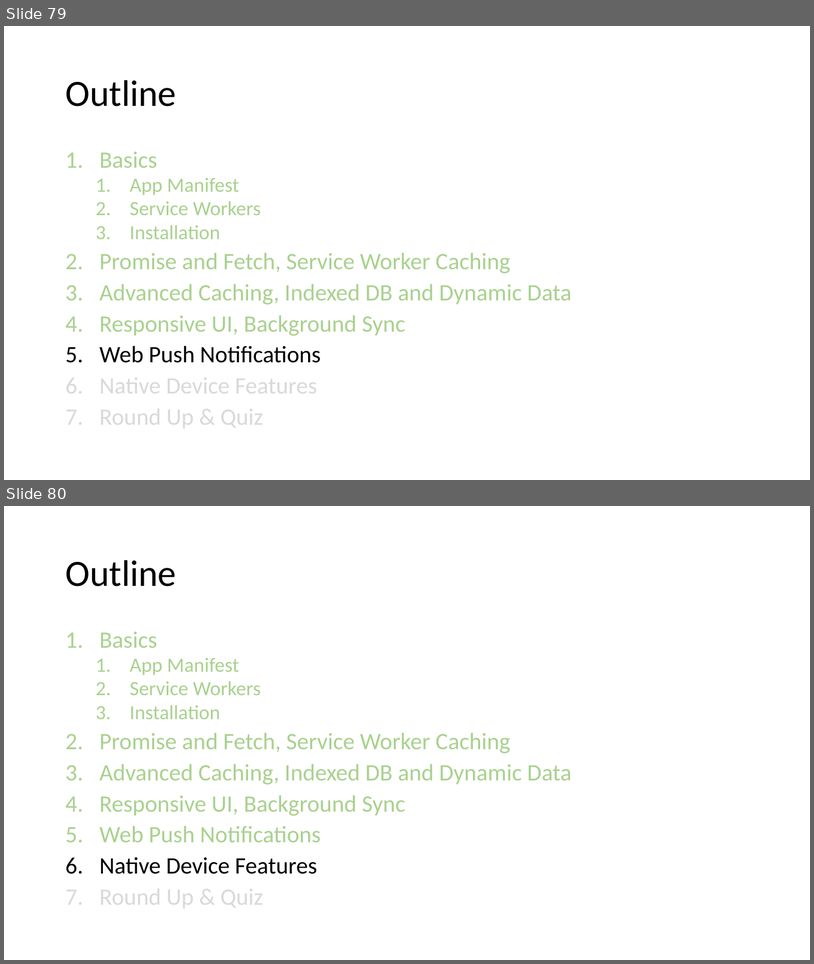
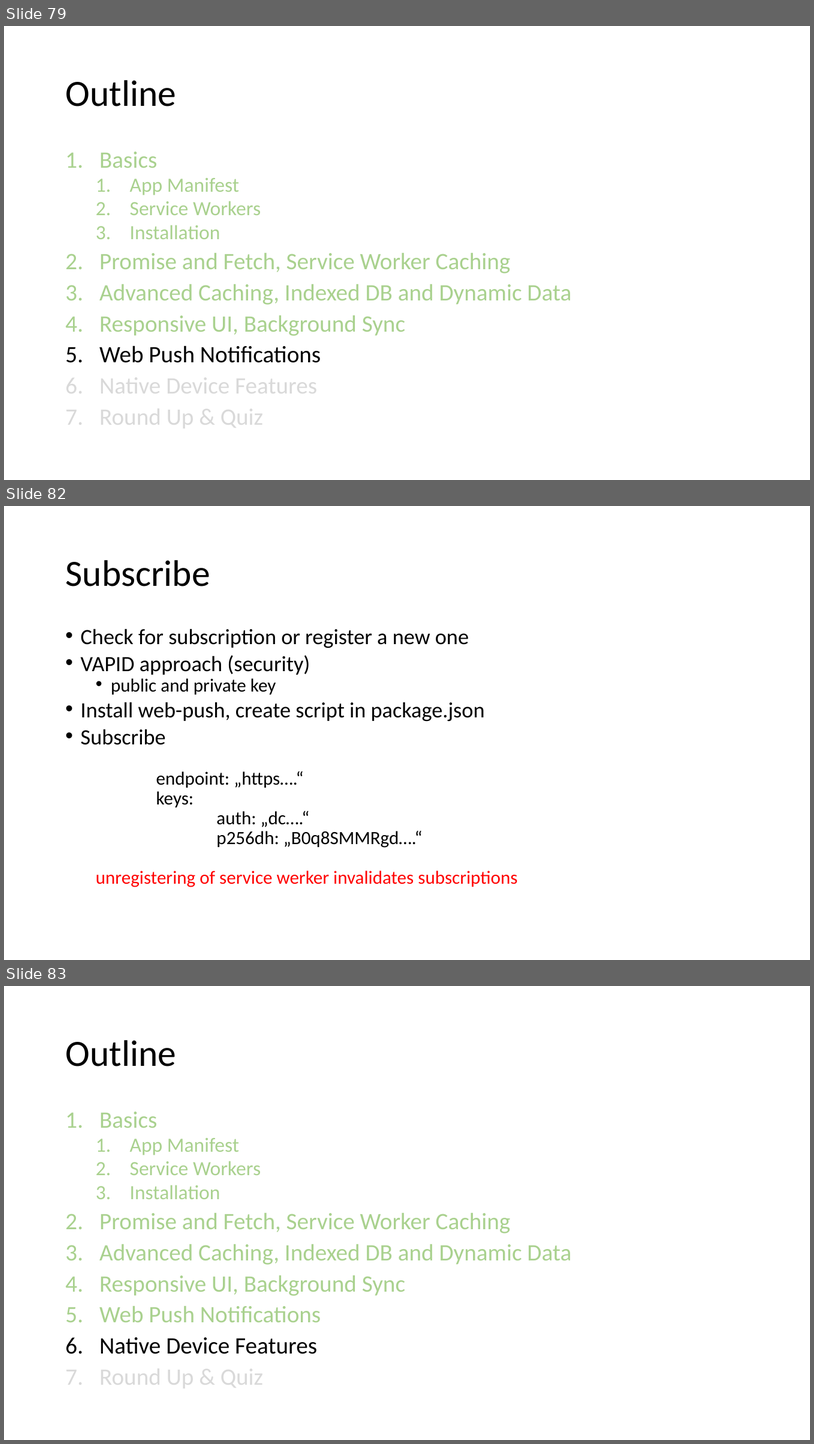
Before and after one commit to SteveNox/PWA, a slide deck: Progressive Web Apps.pptx. Shown one above the other, each under a label of ours: slides 79 and 80 before the commit, slides 79, 82 and 83 after it; the slides between them are not shown. The pictures are 814x964 and 814x1444 pixels, drawn with LibreOffice and Linux fonts; fonts in the diff are those of the drawing. Boxes give left, top, right and bottom in pixels: in the first picture for what was removed or moved away, otherwise in the second. Text is boxed around its words. In the diff, an @@ line names an element or a change of style, - is before the commit and + after.

```diff
--- a/Progressive Web Apps.pptx
+++ b/Progressive Web Apps.pptx
@@ slide 82 added at bbox=[4, 506, 810, 960], background #FFFFFF @@
@@ title added at bbox=[65, 560, 210, 586], 44 pt, text #000000 @@
+Subscribe
@@ text added at bbox=[81, 628, 518, 887], 22.2 pt, text #000000 @@
+• Check for subscription or register a new one
+• VAPID approach (security)
+  • public and private key
+• Install web-push, create script in package.json
+• Subscribe
+  endpoint: „https….“
+  keys:
+  auth: „dc….“
+  p256dh: „B0q8SMMRgd….“
+  unregistering of service werker invalidates subscriptions
@@ what was slide 80 is now slide 83 @@
```
Also in this commit, not shown: 2 other slides added, 8 other files.
